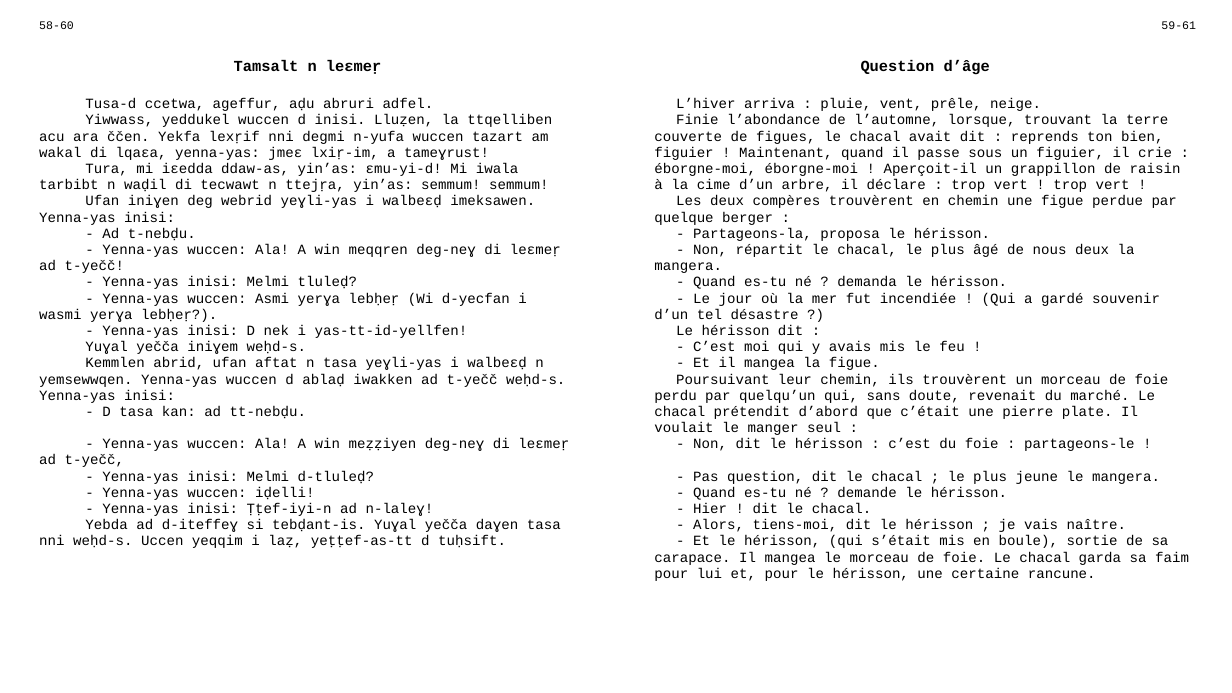
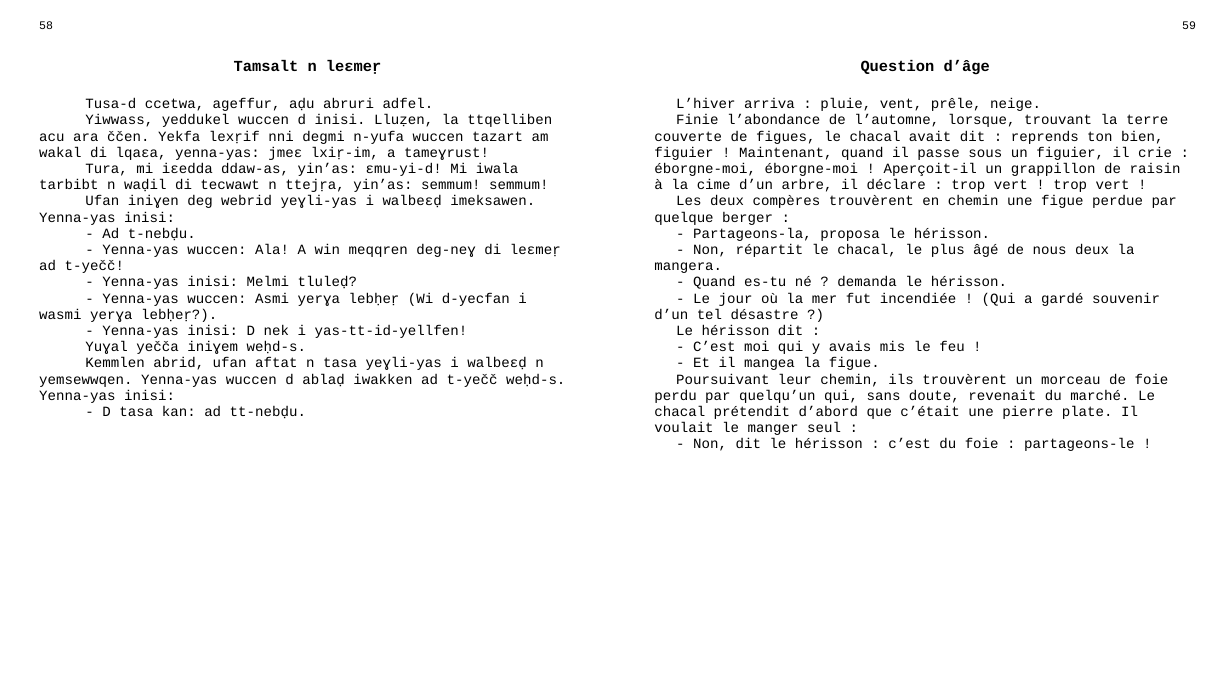
Before and after one commit to sferhah/tamacahut_n_wuccen, a slide deck: slide 24 of Uccen.ConsoleApp/uccen.pptx (slide 23 before the commit). Drawn at 1232x693 pixels with LibreOffice and Linux fonts; fonts in the diff are those of the drawing. Boxes give left, top, right and bottom in pixels: in the first picture for what was removed or moved away, otherwise in the second. Text is boxed around its words. In the diff, an @@ line names an element or a change of style, - is before the commit and + after.

```diff
--- a/Uccen.ConsoleApp/uccen.pptx
+++ b/Uccen.ConsoleApp/uccen.pptx
@@ table at [30,15,1205,668] @@
-row 1, column 1: 58-60
+row 1, column 1: 58
-row 1, column 3: 59-61
+row 1, column 3: 59
-row 3, column 1: Tusa-d ccetwa, ageffur, aḍu abruri adfel. / Yiwwass, yeddukel wuccen d inisi. Lluẓen, la ttqelliben acu ara ččen. Yekfa lexṛif nni degmi n-yufa wuccen tazart am wakal di lqaɛa, yenna-yas: jmeɛ lxiṛ-im, a tameɣrust! / Tura, mi iɛedda ddaw-as, yin’as: ɛmu-yi-d! Mi iwala tarbibt n waḍil di tecwawt n ttejṛa, yin’as: semmum! semmum! / Ufan iniɣen deg webrid yeɣli-yas i walbeɛḍ imeksawen. Yenna-yas inisi: / - Ad t-nebḍu. / - Yenna-yas wuccen: Ala! A win meqqren deg-neɣ di leɛmeṛ ad t-yečč! / - Yenna-yas inisi: Melmi tluleḍ? / - Yenna-yas wuccen: Asmi yerɣa lebḥeṛ (Wi d-yecfan i wasmi yerɣa lebḥeṛ?). / - Yenna-yas inisi: D nek i yas-tt-id-yellfen! / Yuɣal yečča iniɣem weḥd-s. / Kemmlen abrid, ufan aftat n tasa yeɣli-yas i walbeɛḍ n yemsewwqen. Yenna-yas wuccen d ablaḍ iwakken ad t-yečč weḥd-s. Yenna-yas inisi: / - D tasa kan: ad tt-nebḍu. / - Yenna-yas wuccen: Ala! A win meẓẓiyen deg-neɣ di leɛmeṛ ad t-yečč, / - Yenna-yas inisi: Melmi d-tluleḍ? / - Yenna-yas wuccen: iḍelli! / - Yenna-yas inisi: Ṭṭef-iyi-n ad n-laleɣ! / Yebda ad d-iteffeɣ si tebḍant-is. Yuɣal yečča daɣen tasa nni weḥd-s. Uccen yeqqim i laẓ, yeṭṭef-as-tt d tuḥsift.
+row 3, column 1: Tusa-d ccetwa, ageffur, aḍu abruri adfel. / Yiwwass, yeddukel wuccen d inisi. Lluẓen, la ttqelliben acu ara ččen. Yekfa lexṛif nni degmi n-yufa wuccen tazart am wakal di lqaɛa, yenna-yas: jmeɛ lxiṛ-im, a tameɣrust! / Tura, mi iɛedda ddaw-as, yin’as: ɛmu-yi-d! Mi iwala tarbibt n waḍil di tecwawt n ttejṛa, yin’as: semmum! semmum! / Ufan iniɣen deg webrid yeɣli-yas i walbeɛḍ imeksawen. Yenna-yas inisi: / - Ad t-nebḍu. / - Yenna-yas wuccen: Ala! A win meqqren deg-neɣ di leɛmeṛ ad t-yečč! / - Yenna-yas inisi: Melmi tluleḍ? / - Yenna-yas wuccen: Asmi yerɣa lebḥeṛ (Wi d-yecfan i wasmi yerɣa lebḥeṛ?). / - Yenna-yas inisi: D nek i yas-tt-id-yellfen! / Yuɣal yečča iniɣem weḥd-s. / Kemmlen abrid, ufan aftat n tasa yeɣli-yas i walbeɛḍ n yemsewwqen. Yenna-yas wuccen d ablaḍ iwakken ad t-yečč weḥd-s. Yenna-yas inisi: / - D tasa kan: ad tt-nebḍu.
-row 3, column 3: L’hiver arriva : pluie, vent, prêle, neige. / Finie l’abondance de l’automne, lorsque, trouvant la terre couverte de figues, le chacal avait dit : reprends ton bien, figuier ! Maintenant, quand il passe sous un figuier, il crie : éborgne-moi, éborgne-moi ! Aperçoit-il un grappillon de raisin à la cime d’un arbre, il déclare : trop vert ! trop vert ! / Les deux compères trouvèrent en chemin une figue perdue par quelque berger : / - Partageons-la, proposa le hérisson. / - Non, répartit le chacal, le plus âgé de nous deux la mangera. / - Quand es-tu né ? demanda le hérisson. / - Le jour où la mer fut incendiée ! (Qui a gardé souvenir d’un tel désastre ?) / Le hérisson dit : / - C’est moi qui y avais mis le feu ! / - Et il mangea la figue. / Poursuivant leur chemin, ils trouvèrent un morceau de foie perdu par quelqu’un qui, sans doute, revenait du marché. Le chacal prétendit d’abord que c’était une pierre plate. Il voulait le manger seul : / - Non, dit le hérisson : c’est du foie : partageons-le ! / - Pas question, dit le chacal ; le plus jeune le mangera. / - Quand es-tu né ? demande le hérisson. / - Hier ! dit le chacal. / - Alors, tiens-moi, dit le hérisson ; je vais naître. / - Et le hérisson, (qui s’était mis en boule), sortie de sa carapace. Il mangea le morceau de foie. Le chacal garda sa faim pour lui et, pour le hérisson, une certaine rancune.
+row 3, column 3: L’hiver arriva : pluie, vent, prêle, neige. / Finie l’abondance de l’automne, lorsque, trouvant la terre couverte de figues, le chacal avait dit : reprends ton bien, figuier ! Maintenant, quand il passe sous un figuier, il crie : éborgne-moi, éborgne-moi ! Aperçoit-il un grappillon de raisin à la cime d’un arbre, il déclare : trop vert ! trop vert ! / Les deux compères trouvèrent en chemin une figue perdue par quelque berger : / - Partageons-la, proposa le hérisson. / - Non, répartit le chacal, le plus âgé de nous deux la mangera. / - Quand es-tu né ? demanda le hérisson. / - Le jour où la mer fut incendiée ! (Qui a gardé souvenir d’un tel désastre ?) / Le hérisson dit : / - C’est moi qui y avais mis le feu ! / - Et il mangea la figue. / Poursuivant leur chemin, ils trouvèrent un morceau de foie perdu par quelqu’un qui, sans doute, revenait du marché. Le chacal prétendit d’abord que c’était une pierre plate. Il voulait le manger seul : / - Non, dit le hérisson : c’est du foie : partageons-le !
```
Also in this commit, not shown: 6 other slides changed, 4 slides added, 1 other file.
